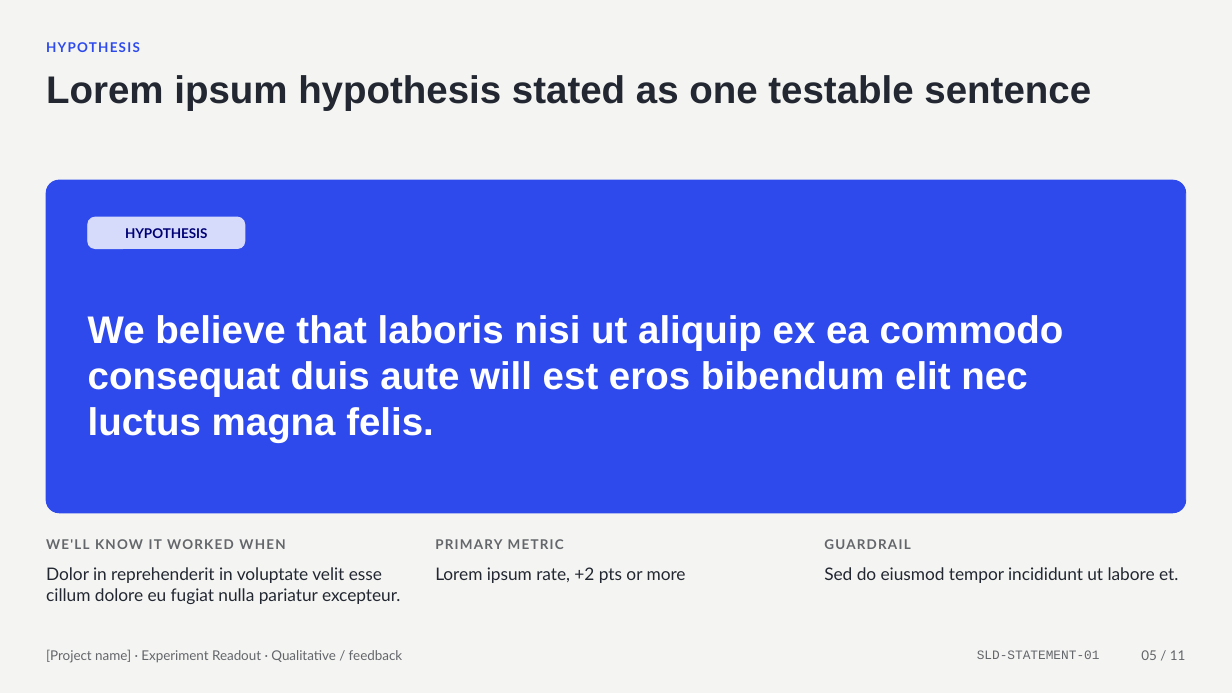
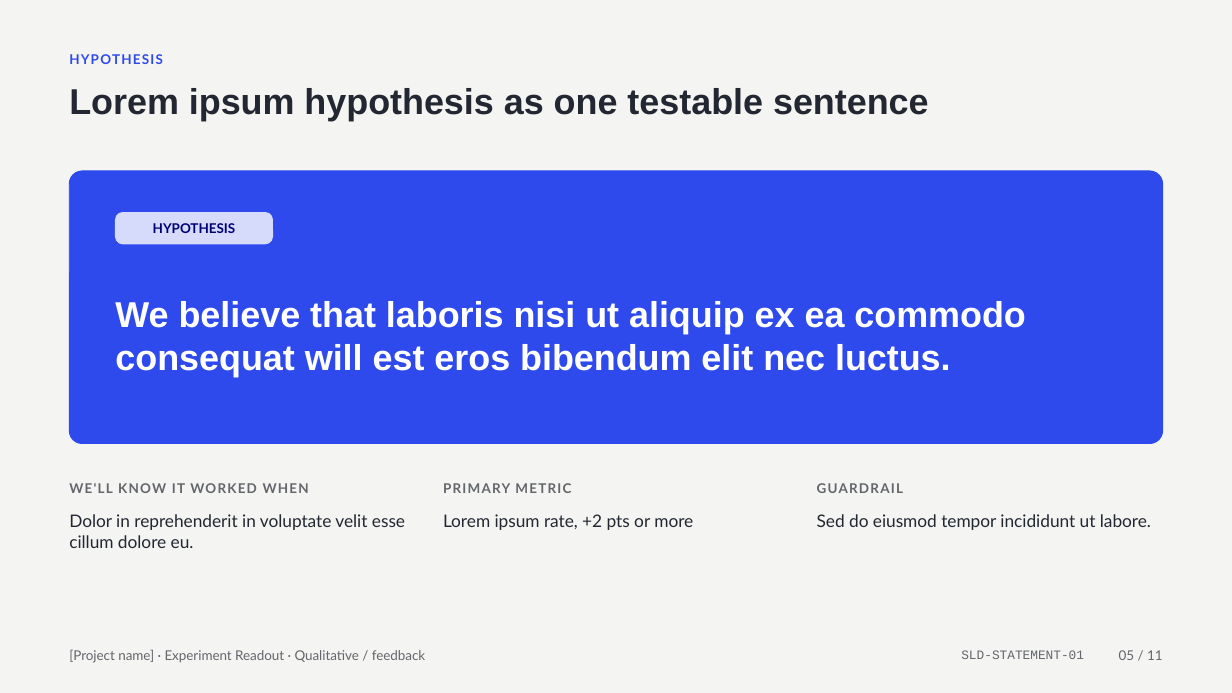
Before and after one commit to rajesh171812/storyloom.ai, a slide deck: slide 5 of downloads/templates/Template_Experiment_Readout_Qualitative_v1.pptx. Drawn at 1232x693 pixels with LibreOffice and Linux fonts; fonts in the diff are those of the drawing. Boxes give left, top, right and bottom in pixels: in the first picture for what was removed or moved away, otherwise in the second. Text is boxed around its words. In the diff, an @@ line names an element or a change of style, - is before the commit and + after.

```diff
--- a/downloads/templates/Template_Experiment_Readout_Qualitative_v1.pptx
+++ b/downloads/templates/Template_Experiment_Readout_Qualitative_v1.pptx
@@ text "HYPOTHESIS": place and size @@
-text "HYPOTHESIS" at [46,42,140,52]
+text "HYPOTHESIS" at [69,54,163,64]
@@ text at [69,88,929,121]: text changed; size 30 to 28 pt @@
-Lorem ipsum hypothesis stated as one testable sentence
+Lorem ipsum hypothesis as one testable sentence
@@ rounded rectangle: place and size @@
-rounded rectangle at [46,180,1186,513]
+rounded rectangle at [69,171,1163,444]
@@ rounded rectangle at [69,171,1163,444]: proportions changed @@
@@ text "HYPOTHESIS": place and size @@
-text "HYPOTHESIS" at [125,228,207,238]
+text "HYPOTHESIS" at [153,223,235,233]
@@ rounded rectangle: place and size @@
-rounded rectangle at [88,217,245,249]
+rounded rectangle at [116,213,273,244]
@@ text at [115,301,1025,377]: text changed; size 30 to 28 pt @@
-We believe that laboris nisi ut aliquip ex ea commodo consequat duis aute will est eros bibendum elit nec luctus magna felis.
+We believe that laboris nisi ut aliquip ex ea commodo consequat will est eros bibendum elit nec luctus.
@@ text "WE'LL KNOW IT WORKED WHEN": place and size @@
-text "WE'LL KNOW IT WORKED WHEN" at [46,539,285,549]
+text "WE'LL KNOW IT WORKED WHEN" at [69,483,309,493]
@@ text "PRIMARY METRIC": place and size @@
-text "PRIMARY METRIC" at [435,539,564,549]
+text "PRIMARY METRIC" at [443,483,571,493]
@@ text "GUARDRAIL": place and size @@
-text "GUARDRAIL" at [824,539,910,549]
+text "GUARDRAIL" at [817,483,903,493]
@@ text at [69,514,405,548]: text changed @@
-Dolor in reprehenderit in voluptate velit esse cillum dolore eu fugiat nulla pariatur excepteur.
+Dolor in reprehenderit in voluptate velit esse cillum dolore eu.
@@ text "Lorem ipsum rate, +2 pts ...": place and size @@
-text "Lorem ipsum rate, +2 pts ..." at [435,567,686,583]
+text "Lorem ipsum rate, +2 pts ..." at [443,514,693,530]
@@ text at [817,514,1151,530]: text changed @@
-Sed do eiusmod tempor incididunt ut labore et.
+Sed do eiusmod tempor incididunt ut labore.
@@ text "[Project name] · Experiment Readout ...": place and size @@
-text "[Project name] · Experiment Readout ..." at [46,649,402,663]
+text "[Project name] · Experiment Readout ..." at [69,649,425,663]
@@ text "SLD-STATEMENT-01": place and size @@
-text "SLD-STATEMENT-01" at [977,650,1100,659]
+text "SLD-STATEMENT-01" at [961,650,1084,659]
@@ text "05 / 11": place and size @@
-text "05 / 11" at [1141,650,1186,660]
+text "05 / 11" at [1119,650,1163,660]
```
Also in this commit, not shown: 10 other slides changed, 16 other files.
